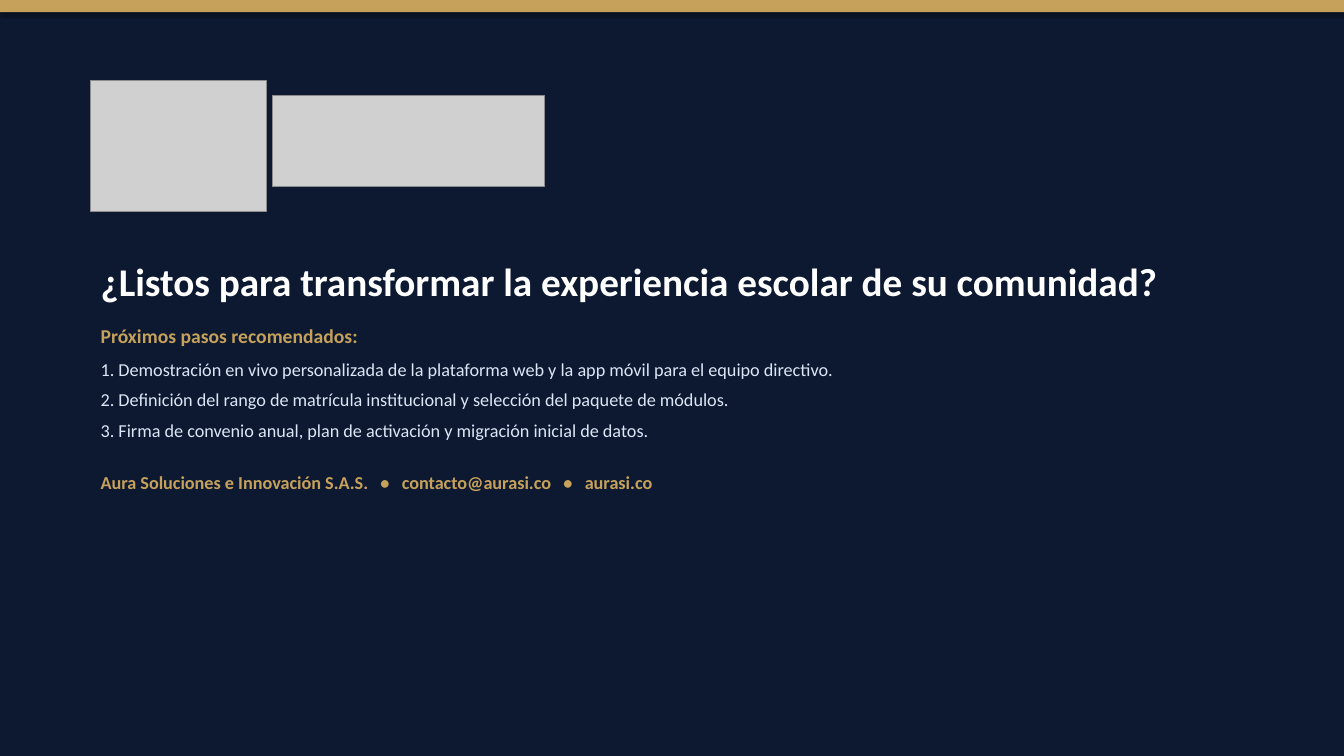
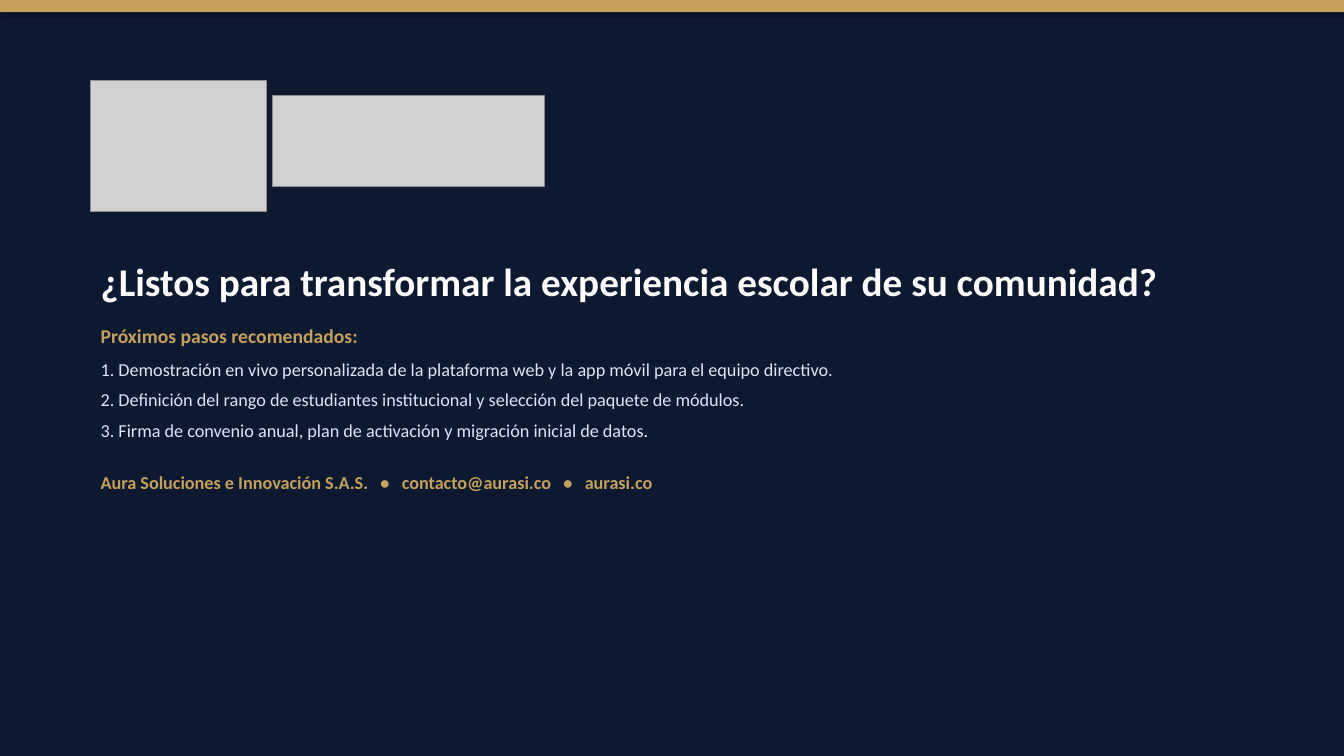
Before and after one commit to milopedraza/AuraWeb, a slide deck: slide 15 of propuesta/Propuesta_Comercial_Skooling_Aura.pptx (slide 14 before the commit). Drawn at 1344x756 pixels with LibreOffice and Linux fonts; fonts in the diff are those of the drawing; grey boxes stand for pictures. Boxes give left, top, right and bottom in pixels: in the first picture for what was removed or moved away, otherwise in the second. Text is boxed around its words. In the diff, an @@ line names an element or a change of style, - is before the commit and + after.

```diff
--- a/propuesta/Propuesta_Comercial_Skooling_Aura.pptx
+++ b/propuesta/Propuesta_Comercial_Skooling_Aura.pptx
@@ text at (101,393,745,409): text changed @@
-2. Definición del rango de matrícula institucional y selección del paquete de módulos.
+2. Definición del rango de estudiantes institucional y selección del paquete de módulos.
```
Also in this commit, not shown: 1 other slide changed, 3 slides added, 2 slides removed, 4 other files.
